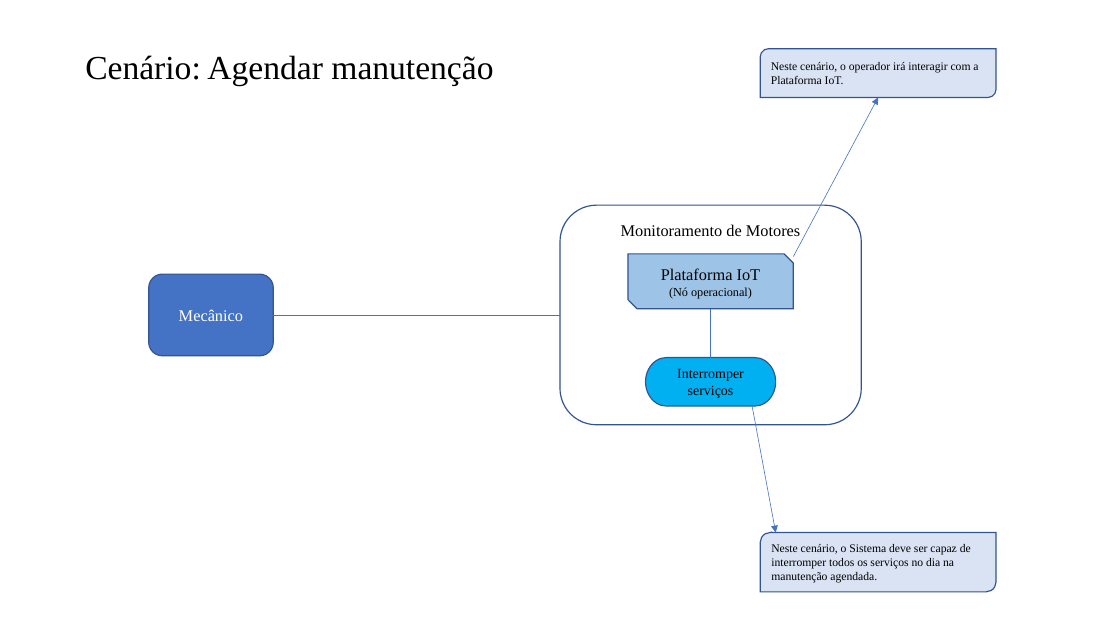
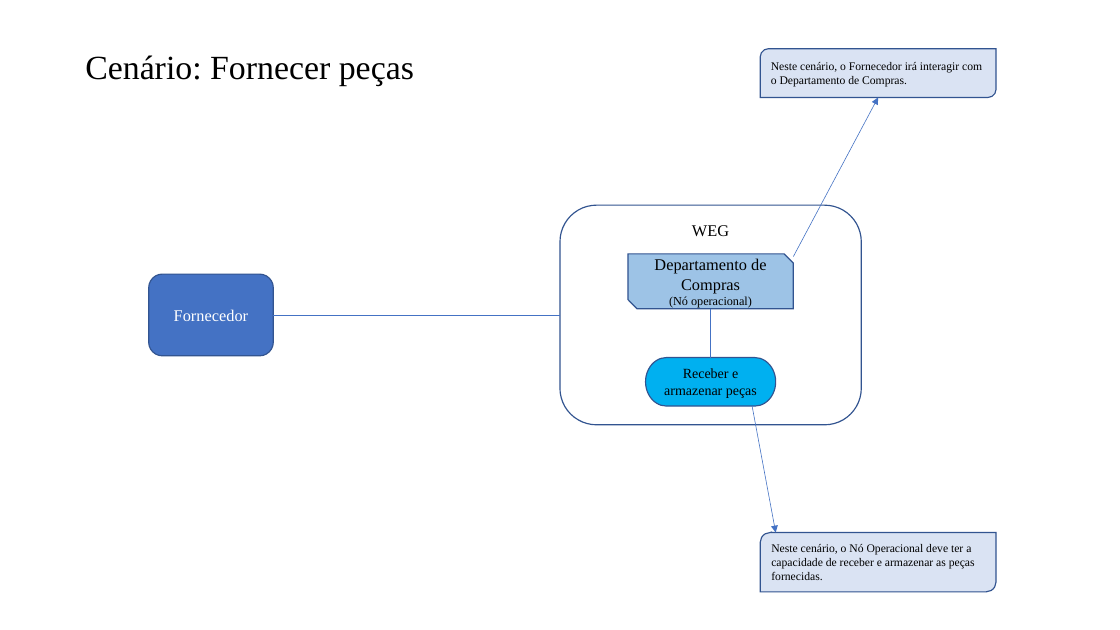
Before and after one commit to IMP-CaioCiaron/Eng-Requisitos, a slide deck: slide 2 of 15. Arquitetura de Negócio para cada Cenário.pptx. Drawn at 1120x630 pixels with LibreOffice and Linux fonts; fonts in the diff are those of the drawing. Boxes give left, top, right and bottom in pixels: in the first picture for what was removed or moved away, otherwise in the second. Text is boxed around its words. In the diff, an @@ line names an element or a change of style, - is before the commit and + after.

```diff
--- a/15. Arquitetura de Negócio para cada Cenário.pptx
+++ b/15. Arquitetura de Negócio para cada Cenário.pptx
@@ title at box(85, 55, 414, 85): text changed; size 28.8 to 29 pt @@
-Cenário: Agendar manutenção
+Cenário: Fornecer peças
@@ text in round diag rect at box(771, 62, 982, 87): text changed @@
-Neste cenário, o operador irá interagir com a Plataforma IoT.
+Neste cenário, o Fornecedor irá interagir com o Departamento de Compras.
@@ text in rounded rectangle at box(692, 225, 729, 236): text changed @@
-Monitoramento de Motores
+WEG
@@ text in snip diag rect at box(654, 258, 766, 294): text changed @@
-Plataforma IoT
+Departamento de Compras
@@ text in rounded rectangle at box(174, 309, 248, 321): text changed @@
-Mecânico
+Fornecedor
@@ text in pill shape at box(664, 368, 757, 398): text changed @@
-Interromper serviços
+Receber e armazenar peças
@@ text in round diag rect at box(771, 544, 975, 580): text changed @@
-Neste cenário, o Sistema deve ser capaz de interromper todos os serviços no dia na manutenção agendada.
+Neste cenário, o Nó Operacional deve ter a capacidade de receber e armazenar as peças fornecidas.
```
Also in this commit, not shown: 6 other slides changed, 1 slide added.
